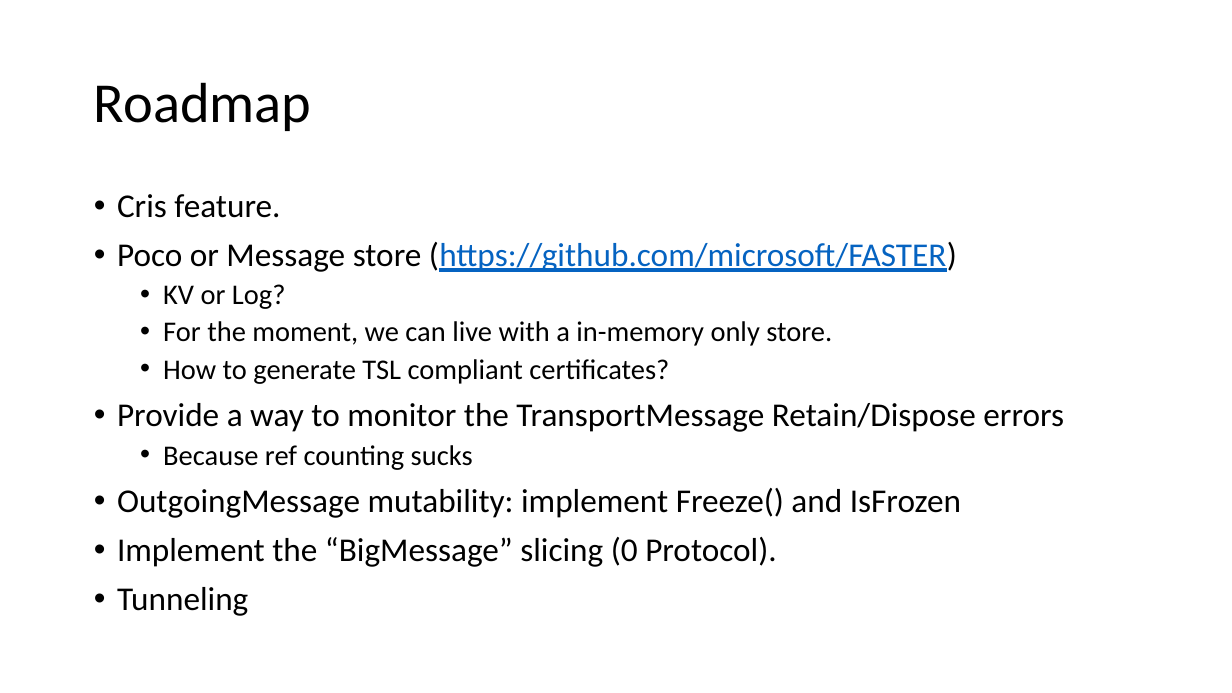
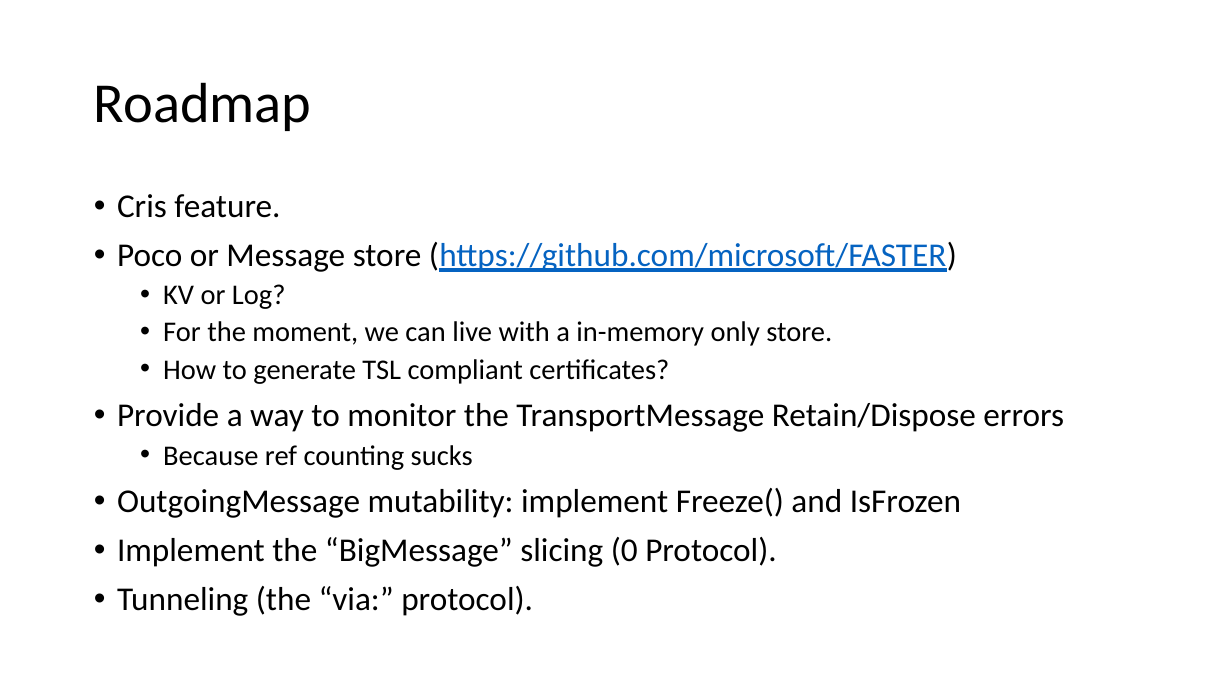
Before and after one commit to signature-opensource/CK-AppIdentity, a slide deck: slide 40 of Doc/CK-AppIdentity.pptx. Drawn at 1232x693 pixels with LibreOffice and Linux fonts; fonts in the diff are those of the drawing. Boxes give left, top, right and bottom in pixels: in the first picture for what was removed or moved away, otherwise in the second. Text is boxed around its words. In the diff, an @@ line names an element or a change of style, - is before the commit and + after.

```diff
--- a/Doc/CK-AppIdentity.pptx
+++ b/Doc/CK-AppIdentity.pptx
@@ text at (x1=117, y1=586, x2=533, y2=616): text changed @@
-• Tunneling
+• Tunneling (the “via:” protocol).
```
Also in this commit, not shown: 3 other slides changed, 13 other files.
